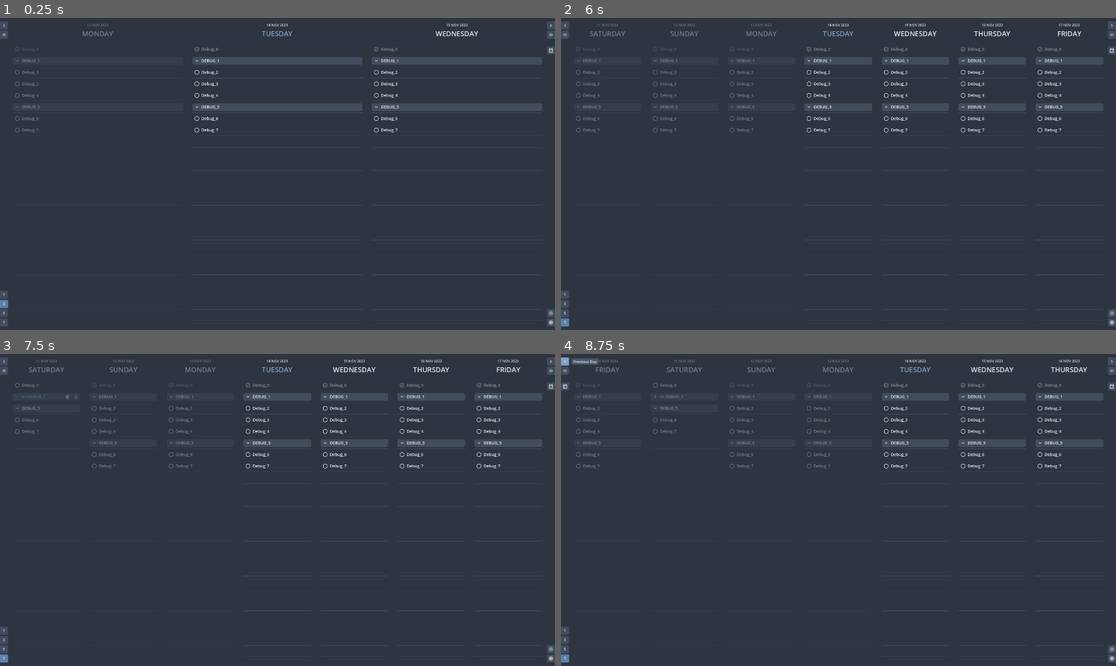
Above: before the commit, frames 1-4 (two rows, left to right).
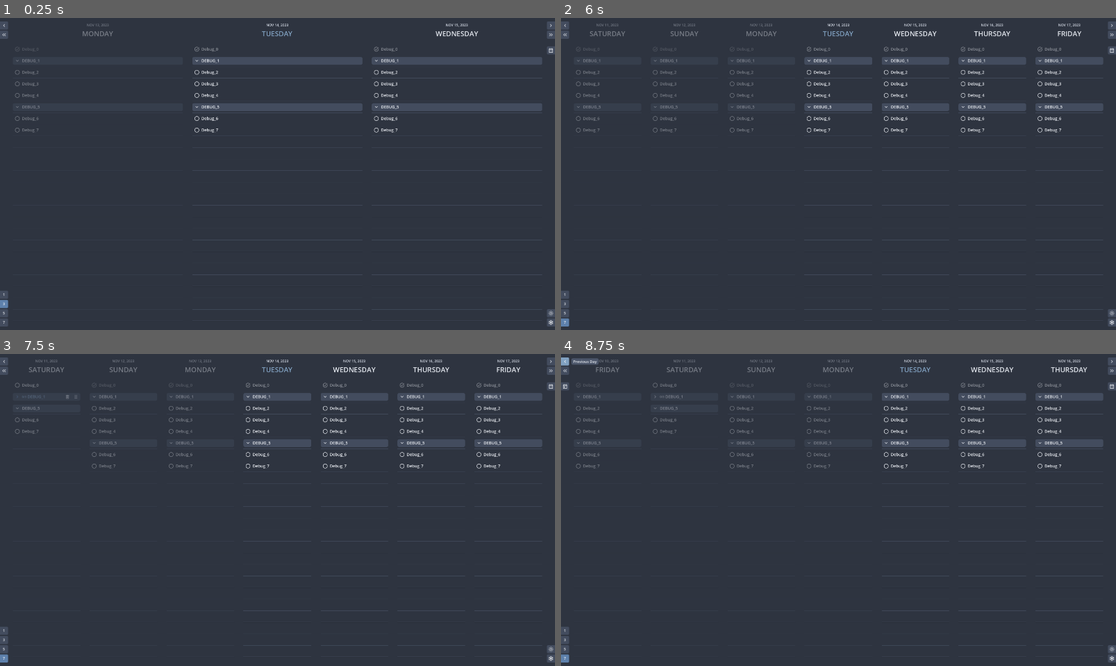
Above: after the commit, the same moments.

Repository: njamster/habituary
Game: Godot game, scene res://entry_point/entry_point.tscn
The game is run twice, just before and just after one commit, with the same random seed, the same clock (stepped at 60 frames per second) and the same inputs.
Inputs (mouse positions are in pixels of both pictures, inside the frame that each line leads up to):
- Up to frame 1 (0.25 s): no input
- Up to frame 2 (6 s): click (1110, 24) at 0.5 s; click (1110, 24) at 1.25 s; click (566, 24) at 2 s; click (566, 49) at 2.75 s; click "1" at 3.5 s; click "3" at 4.25 s; click "5" at 5 s; click "7" at 5.75 s
- Up to frame 3 (7.5 s): click (16, 385) at 6.52 s; click (16, 397) at 7.27 s
- Up to frame 4 (8.75 s): click (566, 360) at 8 s

The runs differ from the first frame. In frame 1, less than 0.1% of the frame differs, in the area x 15-85%, y 1-3%; in frame 2, 0.1%, in the area x 6-94%, y 1-3%; in frame 3, 0.1%; in frame 4, 0.1%.

Commit message:
Fix wrong date format in DayPanel headers

Diff:
--- a/main_window/list_view/day_panel/day_panel.gd
+++ b/main_window/list_view/day_panel/day_panel.gd
@@ -31,10 +31,10 @@
 
 func _update_header() -> void:
 	if date:
-		%Date.text = date.format("DD MMM YYYY")
+		%Date.text = date.format("MMM DD, YYYY")
 		%Weekday.text = date.format("dddd")
 	else:
-		%Date.text = "DD MMM YYYY"
+		%Date.text = "MMM DD, YYYY"
 		%Weekday.text = "WEEKDAY"
 	_apply_date_relative_formating()
 
